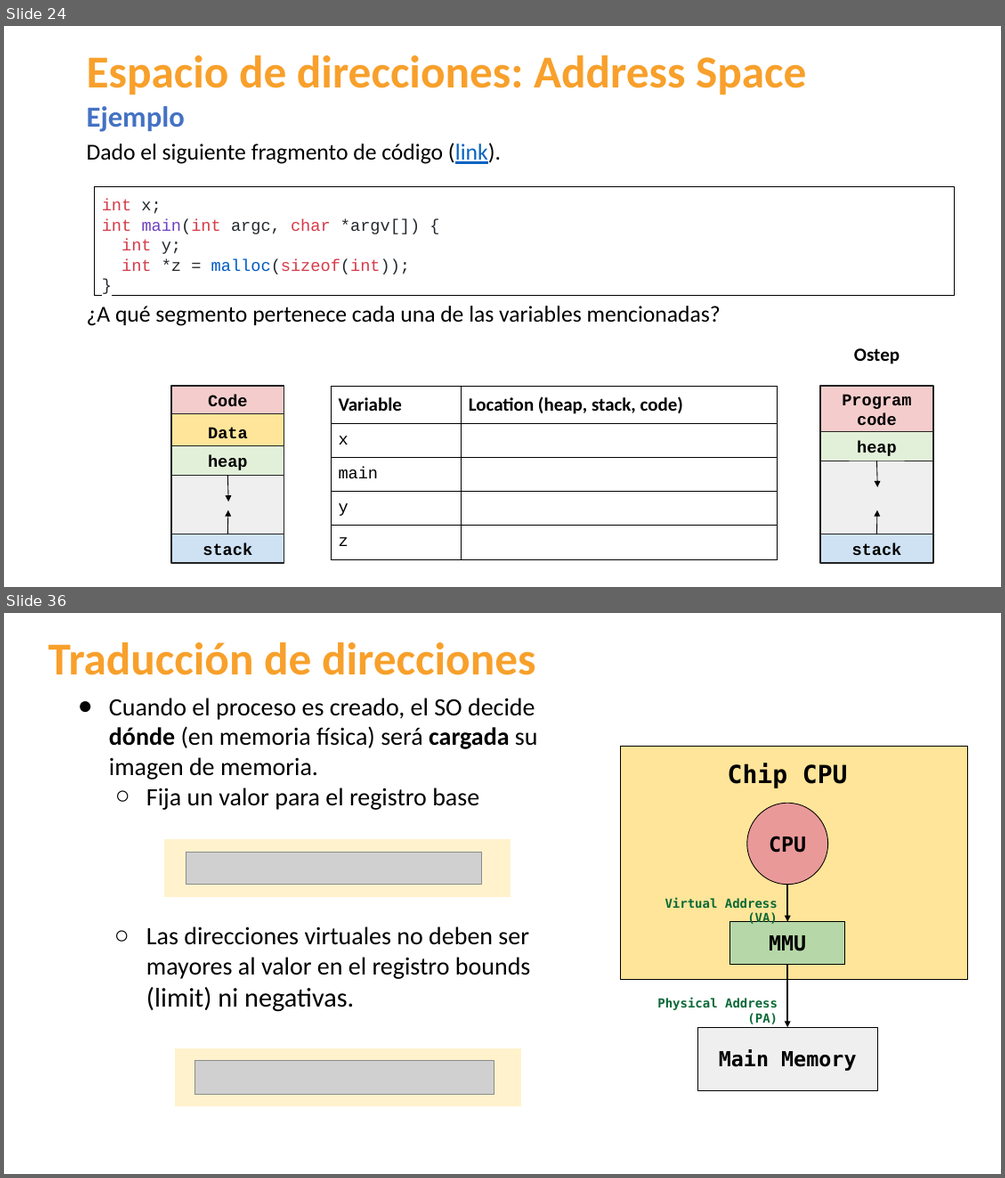
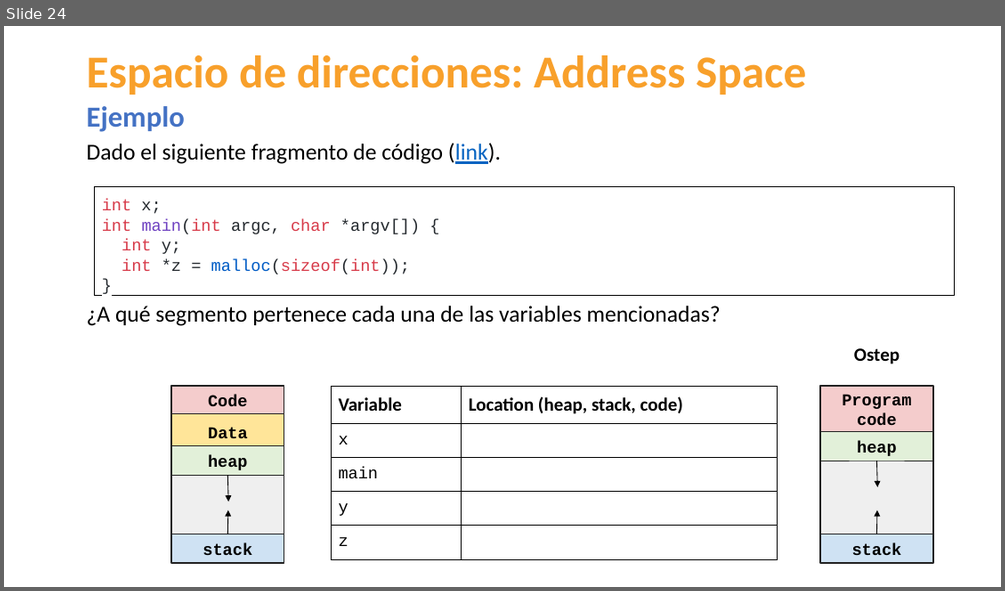
Before and after one commit to udea-so/apuntes_2026-1_SO-virtual, a slide deck: clase_07/SO_apuntes_clase7.pptx. Shown one above the other, each under a label of ours: slides 24 and 36 before the commit, slide 24 after it; the slides between them are not shown. The pictures are 1005x1178 and 1005x591 pixels, drawn with LibreOffice and Linux fonts; fonts in the diff are those of the drawing; grey boxes stand for pictures. Boxes give left, top, right and bottom in pixels: in the first picture for what was removed or moved away, otherwise in the second. Text is boxed around its words. In the diff, an @@ line names an element or a change of style, - is before the commit and + after.

```diff
--- a/clase_07/SO_apuntes_clase7.pptx
+++ b/clase_07/SO_apuntes_clase7.pptx
@@ slide 36 removed at <box>4,613,1001,1174</box>, background #FFFFFF @@
@@ title removed at <box>48,642,535,675</box> @@
-Traducción de direcciones
@@ text removed at <box>109,698,538,1012</box> @@
-● Cuando el proceso es creado, el SO decide dónde (en memoria física) será cargada su imagen de memoria.
-  ○ Fija un valor para el registro base
-  ○ Las direcciones virtuales no deben ser mayores al valor en el registro bounds (limit) ni negativas.
@@ rectangle removed at <box>164,839,511,898</box> @@
@@ picture removed at <box>186,852,483,884</box> @@
@@ group removed at <box>620,746,967,1090</box>: 3 rectangles, 3 texts, 2 arrows, 1 ellipse @@
-Chip CPU
-CPU
-MMU
-Main Memory
-Virtual Address (VA)
-Physical Address (PA)
@@ rectangle removed at <box>175,1047,521,1107</box> @@
@@ picture removed at <box>195,1061,494,1094</box> @@
```
Also in this commit, not shown: 24 other slides removed, 7 other files.
